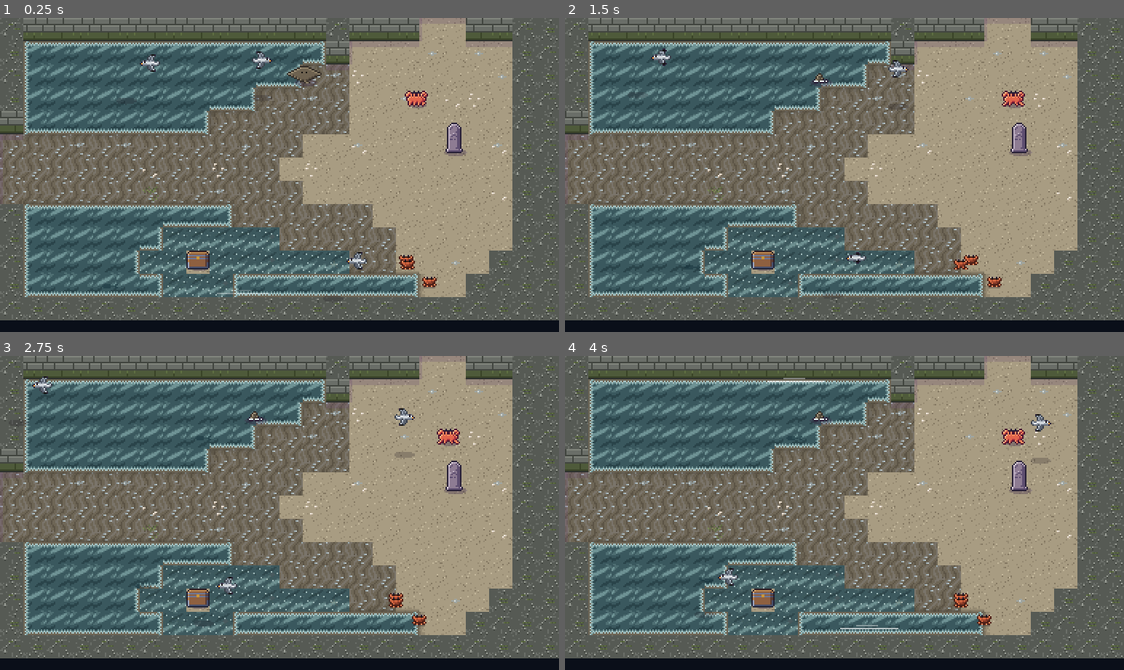
Above: before the commit, frames 1-4 (two rows, left to right).
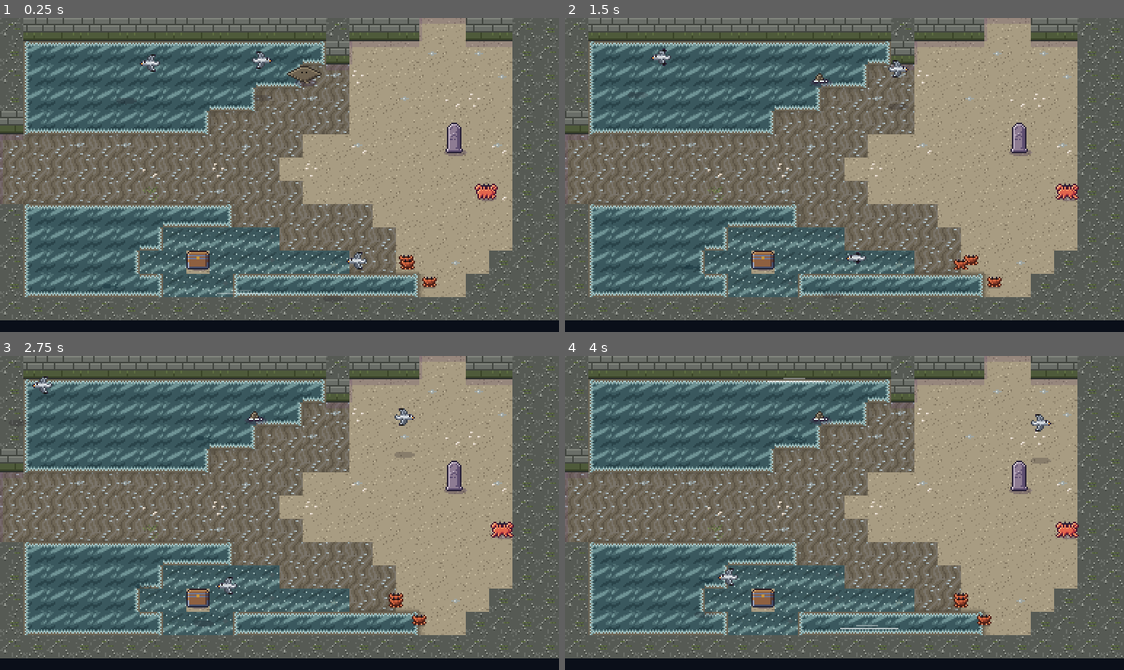
Above: after the commit, the same moments.

Repository: ashciraulo/Leviathan
Game: Godot game, scene res://rooms/room_2_3.tscn
Two runs of this game, one before a commit and one after it. Both use one fixed random seed, a clock stepped at 60 frames per second and the inputs below. This scene is started directly instead of the project's main scene.
Inputs (mouse positions are in pixels of both pictures, inside the frame that each line leads up to):
- Up to frame 1 (0.25 s): no input
- Up to frame 2 (1.5 s): tap Enter (ui_accept) at 0.5, 0.77, 1.07 s; move the mouse to (967, 159) at 0.52 s; hold D (move_right) 0.53-1.25 s; hold J (attack) 0.53-1.25 s; click (967, 159) at 0.67 s; drag from (732, 190) to (822, 71) at 1.27 s
- Up to frame 3 (2.75 s): move the mouse to (335, 443) at 2.02 s; hold D (move_right) from 2.03 s (still down); hold K (interact) from 2.03 s (still down)
- Up to frame 4 (4 s): release D (move_right) at 2.75 s; release K (interact) at 2.75 s; drag from (816, 575) to (816, 415) at 2.77 s; move the mouse to (1012, 560) at 3.52 s; hold A (move_left) from 3.53 s (still down); hold I (item_2) from 3.53 s (still down); tap Enter (ui_accept) at 3.77 s

The runs differ from the first frame. In frame 1, 0.4% of the frame differs, in the area x 72-90%, y 23-59%; in frame 2, 0.4%, in the area x 78-92%, y 23-59%; in frame 3, 0.4%; in frame 4, 0.4%.

Commit message:
Review fixes: airborne hawks have no body, the stoop hurts, laps stay on screen; Rimelings turn at open room edges; Verge Scuttler off the entry
Co-Authored-By: Claude Opus 5.5 <noreply@anthropic.com>
Claude-Session: https://claude.ai/code/session_01UYEn5XZXkHTUvmfLbrhNvJ

Diff:
--- a/rooms/room_2_3.tscn
+++ b/rooms/room_2_3.tscn
@@ -11,11 +11,11 @@
 layout = "##################..####
 #~~~~~~~~~~~~~#.......##
 #~~~~~~~~~~~~dr.......##
-#~~~~~~~~~~rrrr..c....##
+#~~~~~~~~~~rrrr.......##
 #~~~~~~~~rrrrrr.......##
 rrrrrrrrrrrrr......T..##
 rrrrrrrrrrrr..........##
-rrrrrrrrrrrrr.........##
+rrrrrrrrrrrrr.......c.##
 #~~~~~~~~~rrrrrr......##
 #~~~~~~;;;;;rrrrr.....##
 #~~~~~;;C;;;;;;rr....###
--- a/scripts/enemies/galehawk.gd
+++ b/scripts/enemies/galehawk.gd
@@ -29,6 +29,8 @@
 var _mark := Vector2.ZERO
 var _height := HEIGHT
 var _grounded_mask := 0
+var _grounded_layer := 0
+var _hurtbox_layer := 0
 
 
 func _init() -> void:
@@ -38,9 +40,11 @@
 
 func _ready() -> void:
 	super._ready()
-	_home = _inside(position)
+	_home = _orbit_centre(position)
 	_angle = fposmod(position.x * 0.13 + position.y * 0.07, TAU)
 	_grounded_mask = collision_mask
+	_grounded_layer = collision_layer
+	_hurtbox_layer = _hurtbox.collision_layer
 	_lift(true)
 
 
@@ -99,16 +103,19 @@
 			_height = HEIGHT * (1.0 - maxf(_timer / CLIMB_TIME, 0.0))
 			if _timer <= 0.0:
 				mode = Mode.CIRCLE
-				_home = _inside(position)
+				_home = _orbit_centre(position)
 				_angle = randf() * TAU
 				_rest = REST
 
 
-## Up in the air it flies over walls and water and can't touch or be touched.
+## Up in the air it flies over walls and water and can't touch or be touched:
+## no body for burrs to bump, nothing for arrows or the hook to find. (Its
+## contact stays monitorable, only inactive, so landing on Wren still hurts.)
 func _lift(up: bool) -> void:
 	collision_mask = 0 if up else _grounded_mask
+	set_deferred("collision_layer", 0 if up else _grounded_layer)
+	_hurtbox.set_deferred("collision_layer", 0 if up else _hurtbox_layer)
 	_contact.active = not up
-	_contact.set_deferred("monitorable", not up)
 	_hurtbox.set_deferred("monitorable", not up)
 	if not up:
 		_height = 0.0
@@ -124,6 +131,13 @@
 ## Keeps a point inside the room, clear of its edge.
 func _inside(at: Vector2) -> Vector2:
 	return at.clamp(Vector2(EDGE, EDGE + 8.0), Room.SIZE - Vector2(EDGE, EDGE))
+
+
+## Where it circles: far enough in that the whole lap, and the bird drawn
+## high above its shadow, stays on screen.
+func _orbit_centre(at: Vector2) -> Vector2:
+	var margin := Vector2(CIRCLE_RADIUS + 12.0, CIRCLE_RADIUS + 12.0)
+	return at.clamp(margin + Vector2(0.0, HEIGHT), Room.SIZE - margin)
 
 
 func _make_sprite() -> Sprite2D:
--- a/scripts/glacier/rimeling.gd
+++ b/scripts/glacier/rimeling.gd
@@ -26,7 +26,10 @@
 
 
 func _think(delta: float) -> void:
-	if is_on_wall() or get_slide_collision_count() > 0:
+	# Overworld rooms have open edges with no wall to turn it: it turns at
+	# the screen's edge instead of skating off.
+	var ahead := position + _dir * 10.0
+	if is_on_wall() or get_slide_collision_count() > 0 or not Rect2(Vector2(8, 8), Room.SIZE - Vector2(16, 16)).has_point(ahead):
 		_turn()
 	_look -= delta
 	var wren := get_player()
@@ -46,7 +49,8 @@
 	# Off to one side, or back the way it came.
 	var options := [Vector2(_dir.y, _dir.x), Vector2(-_dir.y, -_dir.x), -_dir]
 	for d: Vector2 in options:
-		if not test_move(global_transform, d * 6.0):
+		var next := position + d * 10.0
+		if Rect2(Vector2(8, 8), Room.SIZE - Vector2(16, 16)).has_point(next) and not test_move(global_transform, d * 6.0):
 			_dir = d
 			return
 	_dir = -_dir
--- a/tests/smoke_test.gd
+++ b/tests/smoke_test.gd
@@ -4054,6 +4054,29 @@
 	_check(perched and hawk.take_hit(1, Vector2.RIGHT) == Enemy.HitResult.HIT, "down on the turf it can be struck")
 	game.queue_free()
 	await _wait(0.1)
+	# A Rimeling out on the open shore turns at the screen's edge, and a
+	# hawk's lap stays on screen.
+	GameState.reset_new_game()
+	GameState.set_checkpoint(Vector2i(0, -3), Vector2(5 * Room.TILE + 8, 8 * Room.TILE + 12))
+	game = (load("res://scenes/game.tscn") as PackedScene).instantiate()
+	add_child(game)
+	await _wait(0.4)
+	room = game.current_room
+	game.player._invuln = 60.0
+	var imps := _child_of(room, Rimeling)
+	var probe_hawk := Galehawk.new()
+	probe_hawk.position = Vector2(2 * Room.TILE, 1 * Room.TILE)
+	room.add_child(probe_hawk)
+	var out := false
+	for i in 30:
+		await _wait(0.1)
+		for imp in imps:
+			out = out or not Rect2(Vector2.ZERO, Room.SIZE).has_point(imp.position)
+		var lap: Vector2 = probe_hawk._home
+		out = out or lap.x - Galehawk.CIRCLE_RADIUS < 0.0 or lap.y - Galehawk.CIRCLE_RADIUS - Galehawk.HEIGHT < 0.0
+	_check(not imps.is_empty() and not out, "Frostspine's Rimeling stays in its room, and a hawk circles on screen")
+	game.queue_free()
+	await _wait(0.1)
 	# Each samey region has a second kind of foe now.
 	var foes := {"windmere": "0", "frostspine": "a", "sunken_verge": "b", "gloamfen": "m"}
 	for biome: String in foes:
